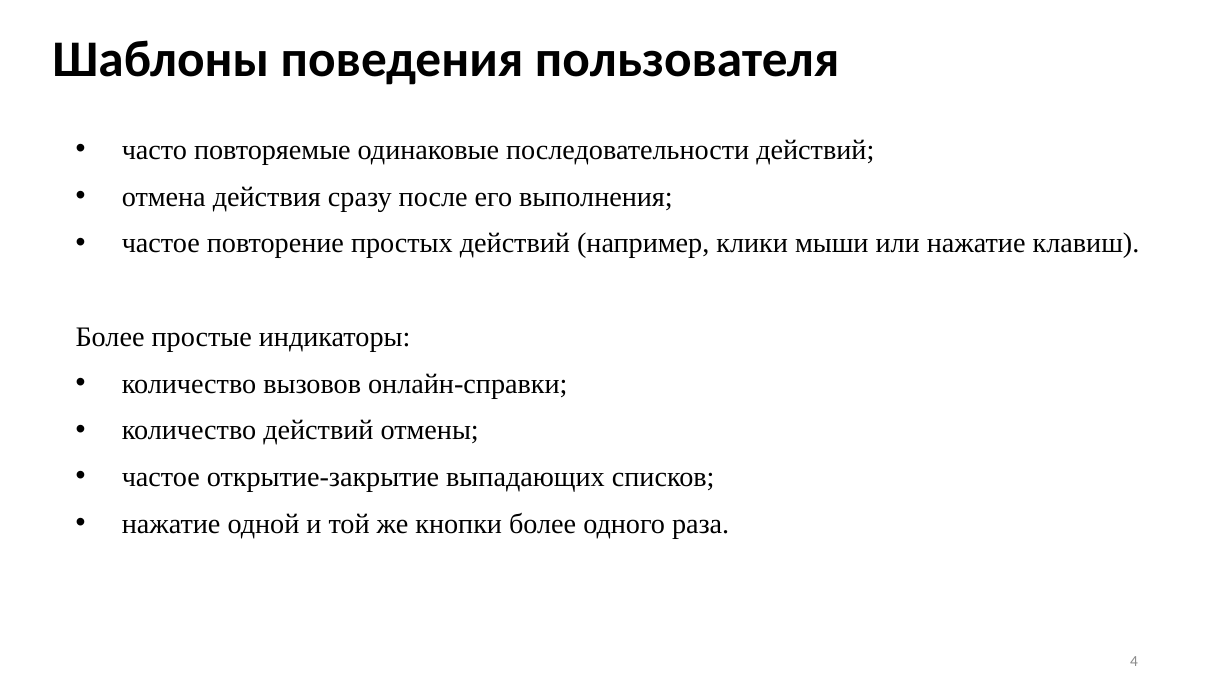
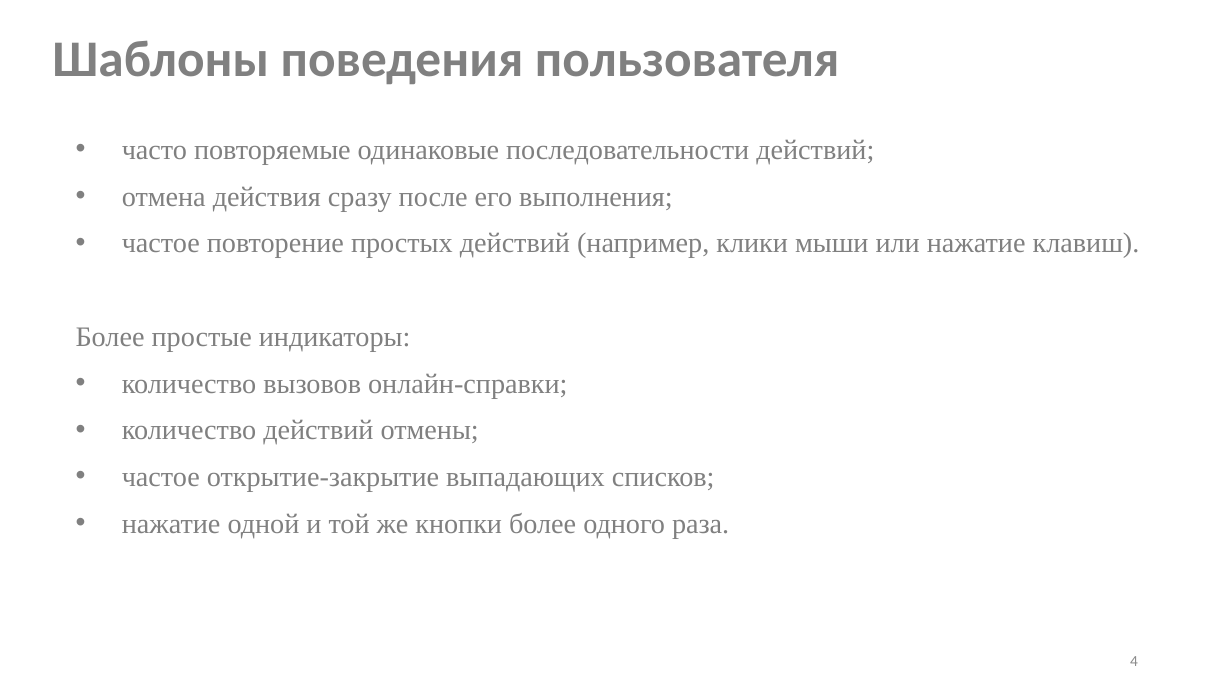
Before and after one commit to Inlucker/7semestr, a slide deck: slide 4 of НИР и ВКР/Презентация/ПронинАС_НИР_презентация.pptx. Drawn at 1232x693 pixels with LibreOffice and Linux fonts; fonts in the diff are those of the drawing. Boxes give left, top, right and bottom in pixels: in the first picture for what was removed or moved away, otherwise in the second. Text is boxed around its words. In the diff, an @@ line names an element or a change of style, - is before the commit and + after.

```diff
--- a/НИР и ВКР/Презентация/ПронинАС_НИР_презентация.pptx
+++ b/НИР и ВКР/Презентация/ПронинАС_НИР_презентация.pptx
@@ title "Шаблоны поведения пользователя" at <box>52,40,839,84</box>: text colour #000000 to #808080 @@
@@ text "часто повторяемые одинаковые последовательности действий;" at <box>76,139,1140,538</box>: text colour #000000 to #808080 @@
```
Also in this commit, not shown: 5 other slides changed, 17 other files.
